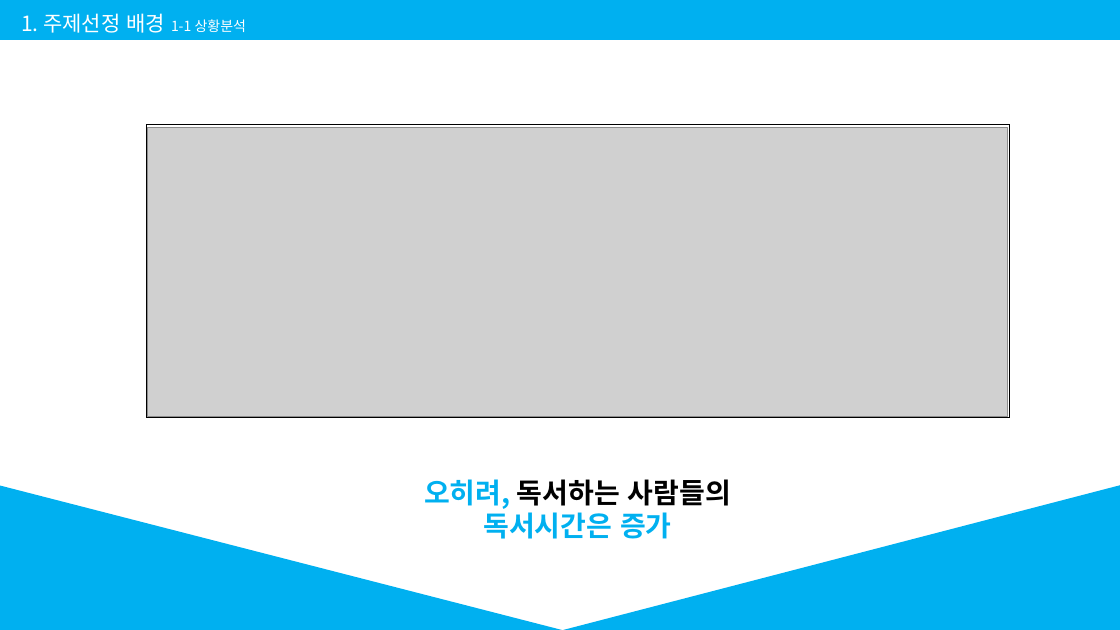
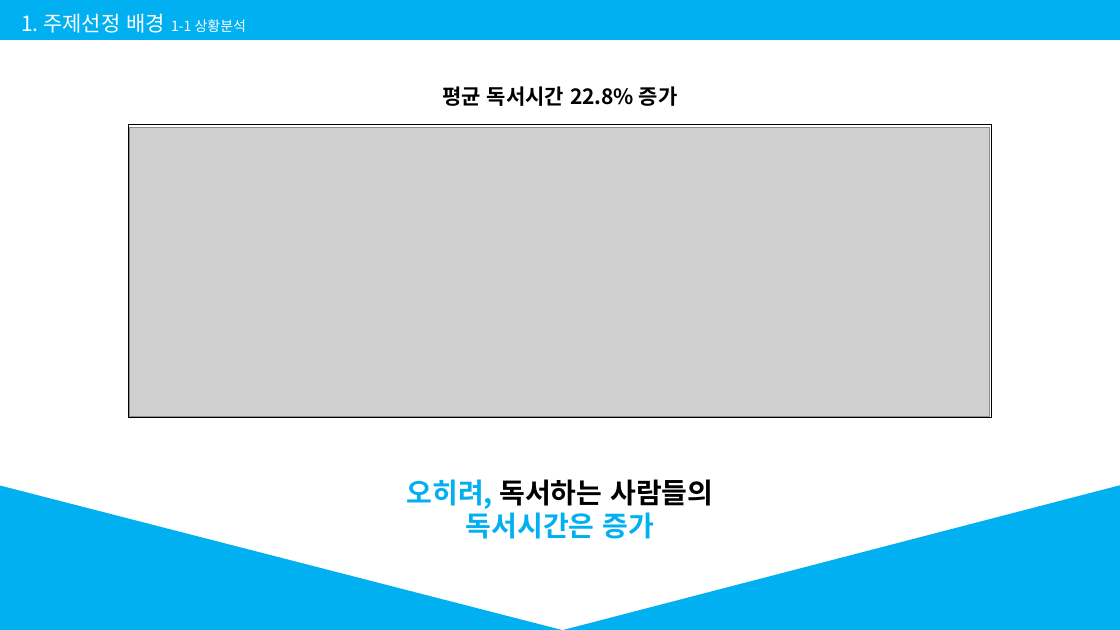
Before and after one commit to 201411096/kosmo_bookstore, a slide deck: slide 3 of Document/2조 김용선, 박세영, 정아인.pptx. Drawn at 1120x630 pixels with LibreOffice and Linux fonts; fonts in the diff are those of the drawing; grey boxes stand for pictures; background and template pictures are left out. Boxes give left, top, right and bottom in pixels: in the first picture for what was removed or moved away, otherwise in the second. Text is boxed around its words. In the diff, an @@ line names an element or a change of style, - is before the commit and + after.

```diff
--- a/Document/2조 김용선, 박세영, 정아인.pptx
+++ b/Document/2조 김용선, 박세영, 정아인.pptx
@@ text added at (x1=442, y1=86, x2=678, y2=106), 18 pt, text #000000, bold @@
+평균 독서시간 22.8% 증가
@@ 1 text, 1 picture, 1 rectangle moved together from (x1=147, y1=124, x2=1010, y2=539) to (x1=129, y1=124, x2=991, y2=539) @@
```
Also in this commit, not shown: 3 other slides changed, 15 slides added.
